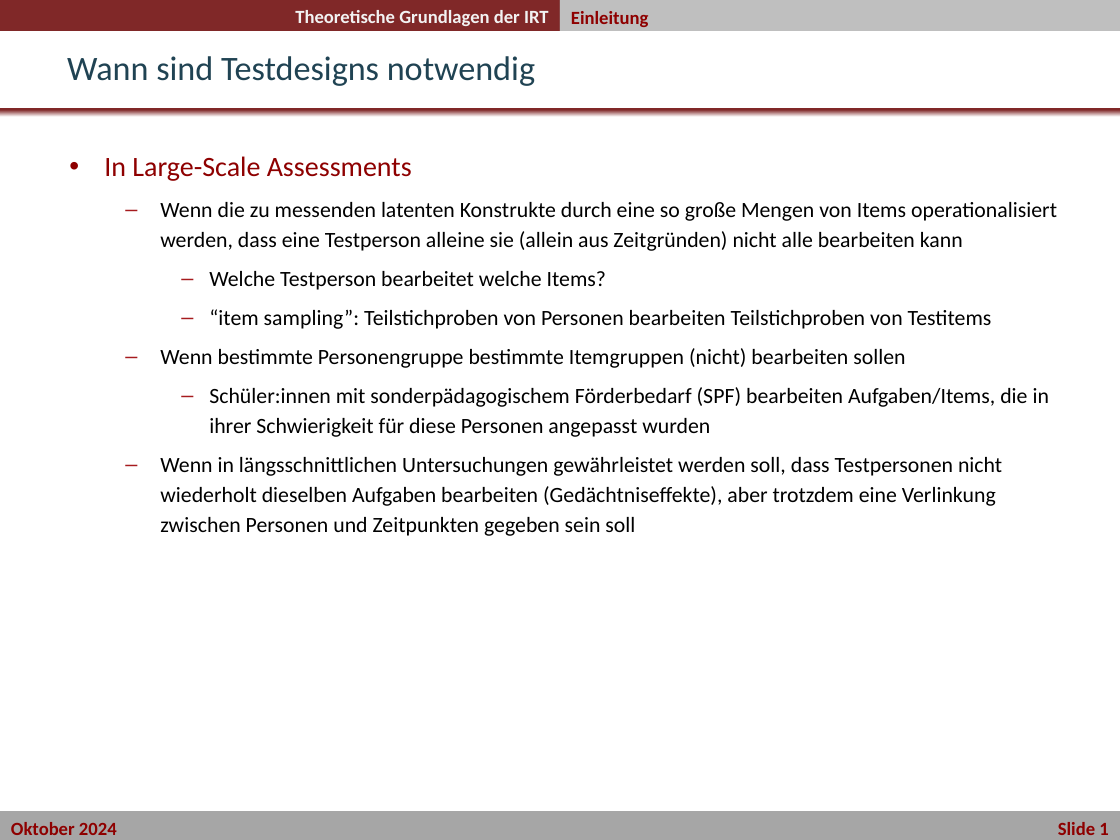
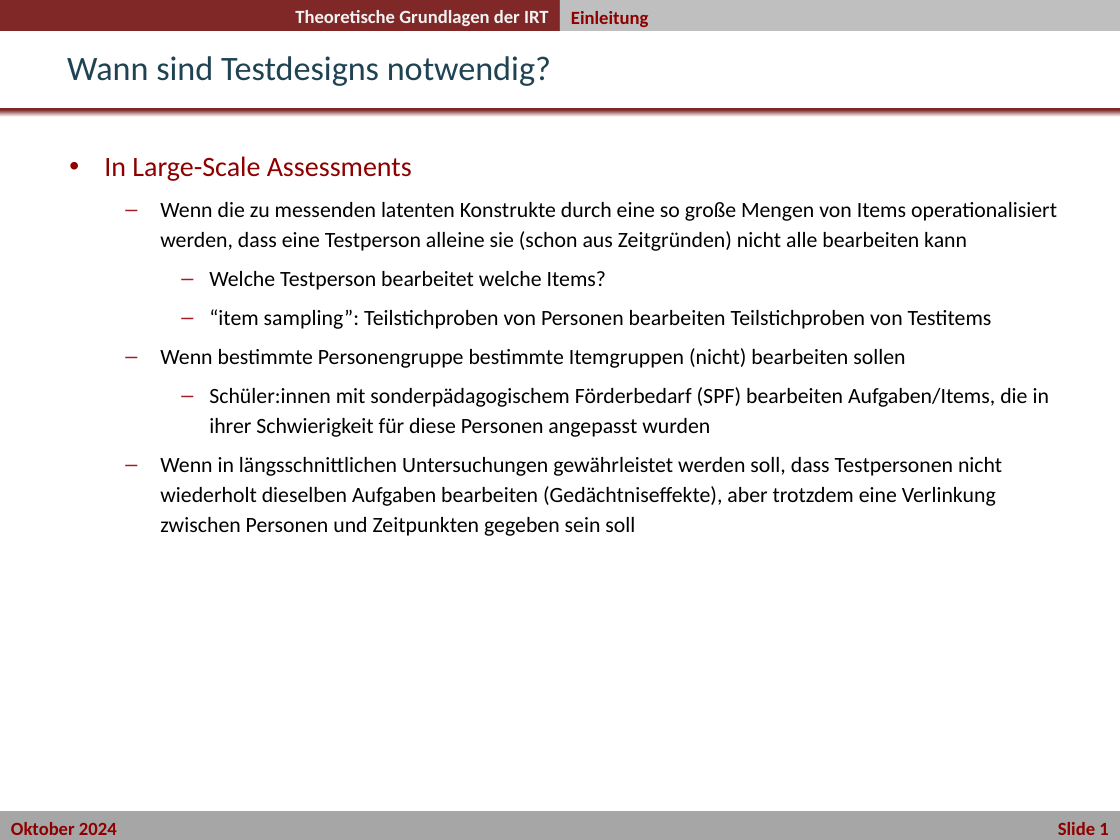
Before and after one commit to nickhaf/IRT_workshop, a slide deck: slide 2 of slides/Tag2_1Vormittag_Nr2_Testdesigns/Testdesigns.pptx. Drawn at 1120x840 pixels with LibreOffice and Linux fonts; fonts in the diff are those of the drawing; background and template pictures are left out. Boxes give left, top, right and bottom in pixels: in the first picture for what was removed or moved away, otherwise in the second. Text is boxed around its words. In the diff, an @@ line names an element or a change of style, - is before the commit and + after.

```diff
--- a/slides/Tag2_1Vormittag_Nr2_Testdesigns/Testdesigns.pptx
+++ b/slides/Tag2_1Vormittag_Nr2_Testdesigns/Testdesigns.pptx
@@ title at bbox=[67, 56, 551, 86]: text changed @@
-Wann sind Testdesigns notwendig
+Wann sind Testdesigns notwendig?
@@ text at bbox=[160, 202, 1057, 251]: text changed @@
-  – Wenn die zu messenden latenten Konstrukte durch eine so große Mengen von Items operationalisiert werden, dass eine Testperson alleine sie (allein aus Zeitgründen) nicht alle bearbeiten kann
+  – Wenn die zu messenden latenten Konstrukte durch eine so große Mengen von Items operationalisiert werden, dass eine Testperson alleine sie (schon aus Zeitgründen) nicht alle bearbeiten kann
```
Also in this commit, not shown: 12 slides removed, 10 other files.
